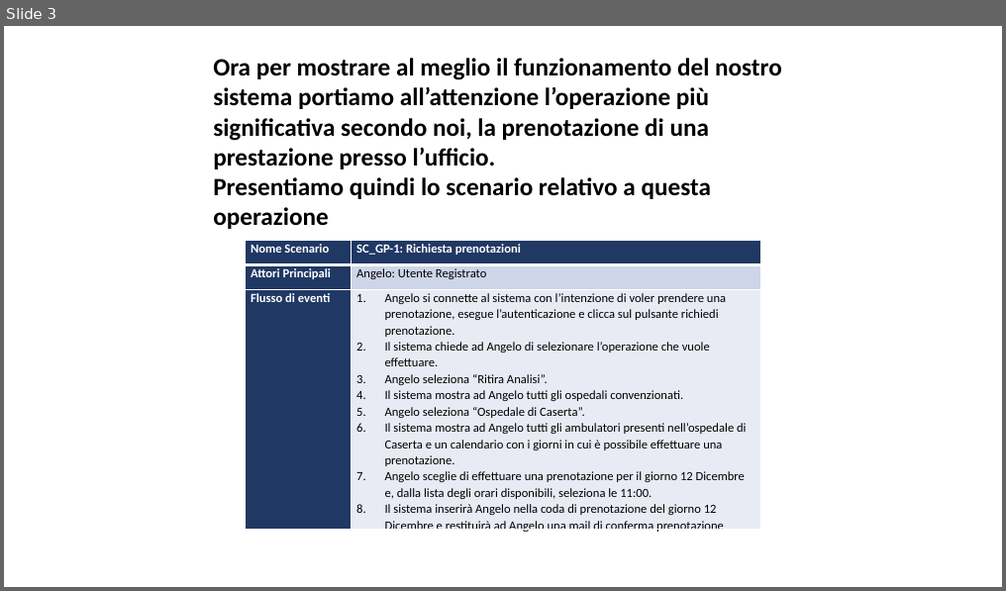
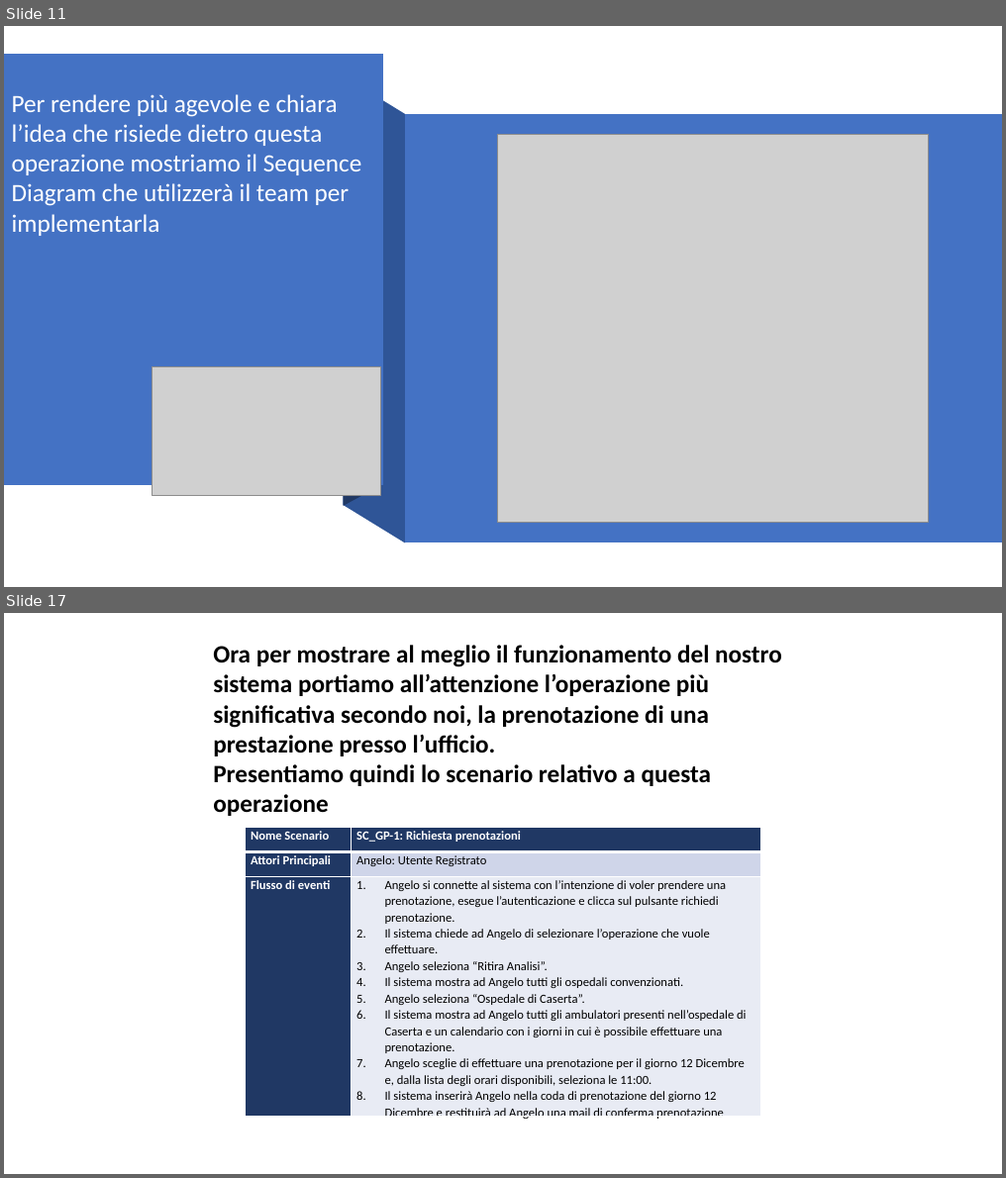
Before and after one commit to Givaa/MedQueue, a slide deck: This is my PP/Presentazione 06-12-2020.pptx. Shown one above the other, each under a label of ours: slide 3 before the commit, slides 11 and 17 after it; the slides between them are not shown. The pictures are 1006x591 and 1006x1178 pixels, drawn with LibreOffice and Linux fonts; fonts in the diff are those of the drawing; grey boxes stand for pictures; background and template pictures are left out. Boxes give left, top, right and bottom in pixels: in the first picture for what was removed or moved away, otherwise in the second. Text is boxed around its words. In the diff, an @@ line names an element or a change of style, - is before the commit and + after.

```diff
--- a/This is my PP/Presentazione 06-12-2020.pptx
+++ b/This is my PP/Presentazione 06-12-2020.pptx
@@ slide 11 added at box(4, 26, 1002, 587), background #FFFFFF @@
@@ freeform shape added at box(4, 54, 383, 485), fill #4472C4 @@
@@ freeform shape added at box(344, 55, 383, 506), fill #203864 @@
@@ freeform shape added at box(344, 76, 405, 544), fill #2F5597 @@
@@ text added at box(12, 94, 361, 236), 24 pt, text #FFFFFF @@
+Per rendere più agevole e chiara l’idea che risiede dietro questa operazione mostriamo il Sequence Diagram che utilizzerà il team per implementarla
@@ freeform shape added at box(405, 113, 1002, 543), fill #4472C4 @@
@@ picture added at box(497, 135, 929, 522) @@
@@ rectangle added at box(503, 138, 929, 519), fill #FFFFFF, outline #325491 1 pt @@
@@ picture added at box(152, 368, 380, 496) @@
@@ what was slide 3 is now slide 17 @@
```
Also in this commit, not shown: 3 slides changed, 13 other slides added, 2 other files.
